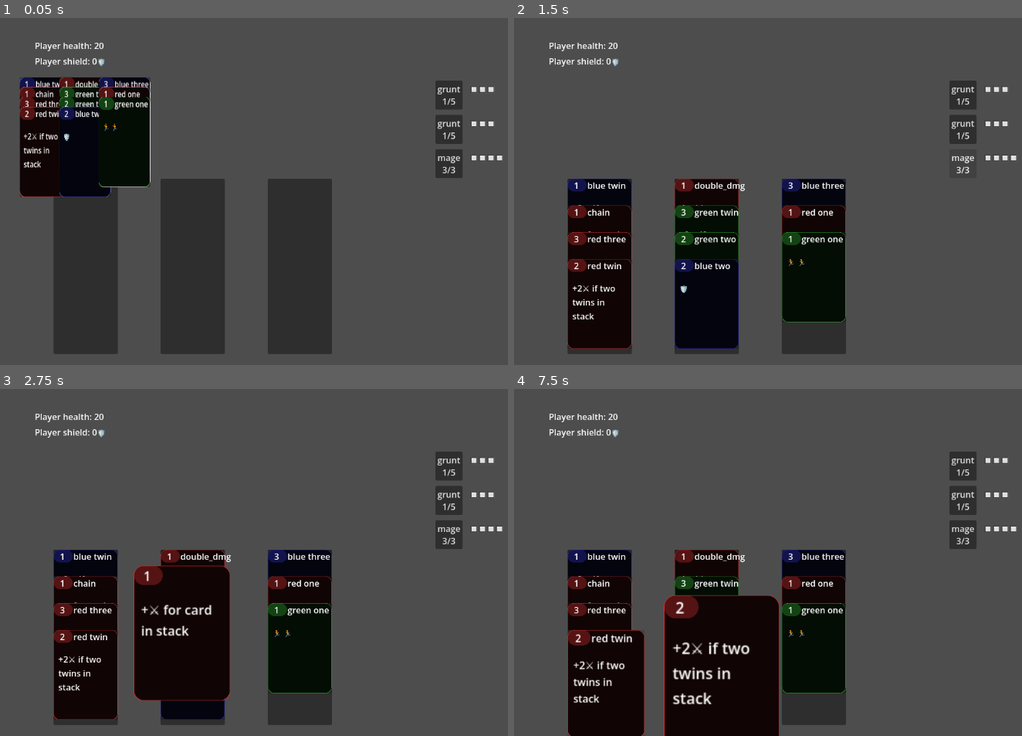
Above: before the commit, frames 1-4 (two rows, left to right).
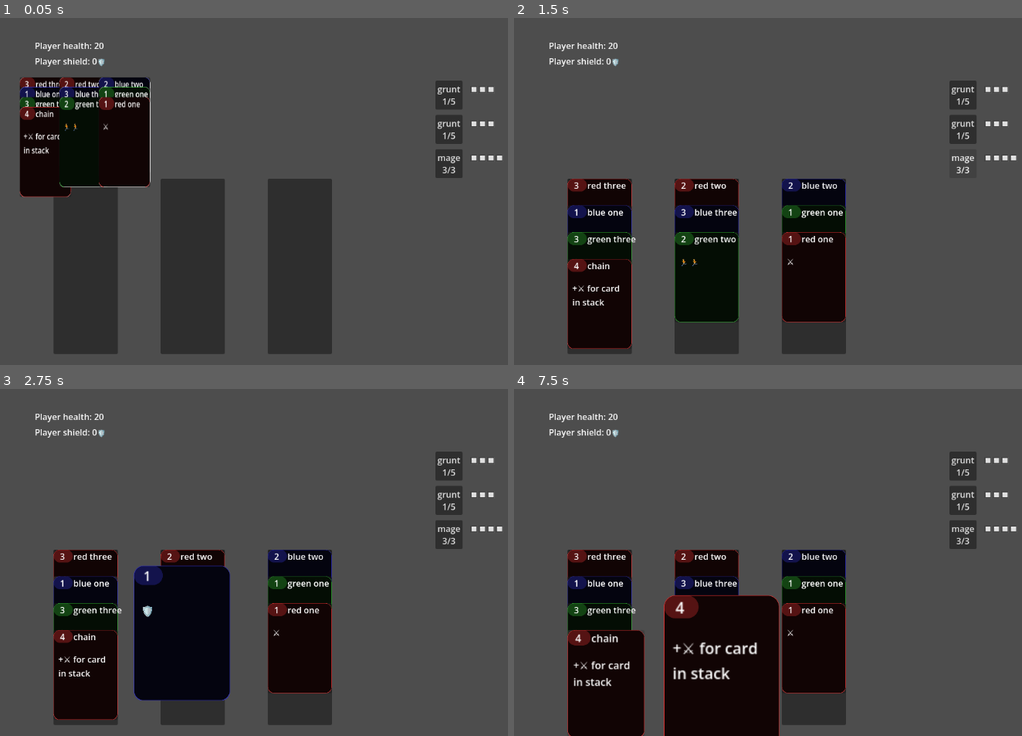
Above: after the commit, the same moments.

Repository: tgbrooks/cocards
Game: Godot game, scene res://main.tscn
Same seed, same stepped clock (60 frames per second), same inputs: the game is played once before the commit and once after it.
Inputs (mouse positions are in pixels of both pictures, inside the frame that each line leads up to):
- Up to frame 1 (0.05 s): no input
- Up to frame 2 (1.5 s): click "grunt 1/5" at 0.5 s; click "mage 3/3" at 1.25 s
- Up to frame 3 (2.75 s): click (86, 593) at 2.02 s
- Up to frame 4 (7.5 s): click "grunt 1/5" at 2.75 s; click "mage 3/3" at 3.5 s; click (600, 593) at 4.27 s; click "grunt 1/5" at 5 s; click "mage 3/3" at 5.75 s; click (600, 593) at 6.52 s; click (600, 638) at 7.27 s

The runs differ from the first frame. In frame 1, 1.8% of the frame differs, in the area x 3-30%, y 17-52%; in frame 2, 3.6%; in frame 3, 3.6%, in the area x 10-66%, y 46-96%; in frame 4, 3.2%.

Commit message:
Improve animations, update cards

Diff:
--- /dev/null
+++ b/Anim.gd
@@ -0,0 +1,25 @@
+extends Node
+# autoload as AnimThread
+
+var blocking_anim_count: int = 0
+signal anim_done
+
+func make_blocking_anim_tween(tween: Tween):
+	start_blocking_anim()
+	tween.tween_callback(func(): release_blocking_anim())
+
+
+func start_blocking_anim():
+	blocking_anim_count += 1
+
+func release_blocking_anim():
+	blocking_anim_count -= 1
+	assert(blocking_anim_count >= 0, "blocking_anim_count is now negative!")
+	if blocking_anim_count == 0:
+		anim_done.emit()
+
+func await_anim_okay():
+	if blocking_anim_count == 0:
+		return
+	else:
+		await anim_done
--- a/Util.gd
+++ b/Util.gd
@@ -10,15 +10,3 @@
 	else:
 		assert(false,	 "invalid suit")
 		return Color.MAGENTA
-
-static func format_heat(heat) -> String:
-	return '🔥'.repeat(heat)
-static func format_oil(oil) -> String:
-	return '💧'.repeat(oil)
-static func format_work(work) -> String:
-	return '🔧'.repeat(work)
-static func format_resources(heat, oil, work) -> String:
-	var heats = format_heat(heat)
-	var oils = format_oil(oil)
-	var works = format_work(work)
-	return "%s%s%s" % [heats, oils, works]
--- a/card_library.gd
+++ b/card_library.gd
@@ -46,7 +46,7 @@
 		card.suit = Enums.Suit.RED
 		card.upgrades = [CardUpgradeLibrary.make_card_upgrade('damage')]
 	elif card_name == 'chain':
-		card.number = 1
+		card.number = 4
 		card.suit = Enums.Suit.RED
 		card.upgrades = [CardUpgradeLibrary.make_card_upgrade("chain_damage")]
 	elif card_name == 'red twin':
--- a/enemy.gd
+++ b/enemy.gd
@@ -33,17 +33,19 @@
 	tween.tween_property(self, "scale", Vector2(0,0), 1.25)
 	tween.tween_callback(self.queue_free)
 
-func _on_action_taken(main: Main) -> void:
+func _on_action_taken() -> void:
 	# Animate the attack
+	await AnimThread.await_anim_okay()
 	var tween = create_tween()
 	tween.tween_property(self, "rotation_degrees", 30, 0.15/2)
 	tween.tween_property(self, "rotation_degrees", -30, 0.15)
 	tween.tween_property(self, "rotation_degrees", 0, 0.15/2)
 	#tween.tween_property(self, "scale", Vector2(1, 1), 0.15)
+	AnimThread.make_blocking_anim_tween(tween)
 	await tween.finished
 
 
-func _draw_action_points(old: int, new:int) -> void:
+func _draw_action_points(_old: int, new:int) -> void:
 	var ns = "🔳".repeat(new)
 	var empty
 	if (data.action_points_threshold - new > 0):
@@ -52,6 +54,6 @@
 		empty = ""
 	action_points_label.text = "%s%s" % [ns, empty]
 
-func _draw_dodge(old: int, new: int) -> void:
+func _draw_dodge(_old: int, new: int) -> void:
 	var dodge_str = '🏃'.repeat(new)
 	dodge_label.text = dodge_str
--- a/enemy_data.gd
+++ b/enemy_data.gd
@@ -25,14 +25,21 @@
 		defeated.emit()
 
 func take_action(state: GameState) -> void:
+	var old = action_points
+	action_points = 0
 	var final_attack = max(attack - current_dodge, 0)
 	var old_dodge = current_dodge
 	current_dodge = 0
 	dodge_changed.emit(old_dodge, current_dodge)
 	state.damage_player(final_attack)
 	action_taken.emit()
+	action_points_changed.emit(old, 0)
+
 
 func gain_dodge(new_dodge: int) -> void:
 	var old = current_dodge
 	current_dodge += new_dodge
 	dodge_changed.emit(old, current_dodge)
+
+func is_alive() -> bool:
+	return health > 0
--- a/game_state.gd
+++ b/game_state.gd
@@ -22,7 +22,7 @@
 
 func init() -> void:
 	var library = CardLibrary.new()
-	for card_name in ["red one", "green one", "blue two", "green two",  "red three", "blue three",  "chain", "red twin", "blue twin", "green twin", "double_dmg"]:
+	for card_name in ["red one", "green one", "blue one", "red two", "blue two", "green two",  "red three", "blue three", "green three", "chain"]:
 		var card = library.make_card_data_by_name(card_name, self)
 		card_made.emit(card)
 		deck.append(card)
@@ -78,10 +78,8 @@
 		enemy.action_points += points
 		enemy.action_points_changed.emit(old, enemy.action_points)
 		if enemy.action_points >= enemy.action_points_threshold:
-			old = enemy.action_points
-			enemy.action_points = 0
-			await enemy.take_action(self)
-			enemy.action_points_changed.emit(enemy.action_points, 0)
+			if enemy.is_alive():
+				enemy.take_action(self)
 
 
 func damage_player(damage: int) -> void:
--- a/project.godot
+++ b/project.godot
@@ -18,6 +18,7 @@
 [autoload]
 
 Enums="*uid://doiln03ligtmv"
+AnimThread="*uid://cj5ye7hs2wvvb"
 
 [dotnet]
 
Not shown, added: Anim.gd.uid
